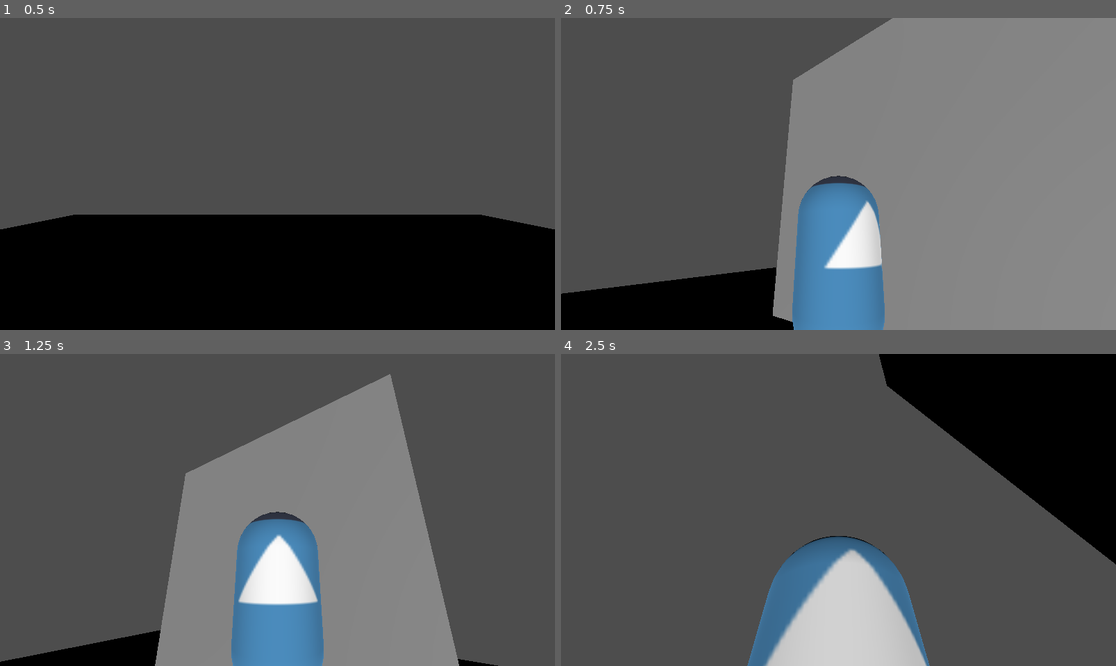
Above: before the commit, frames 1-4 (two rows, left to right).
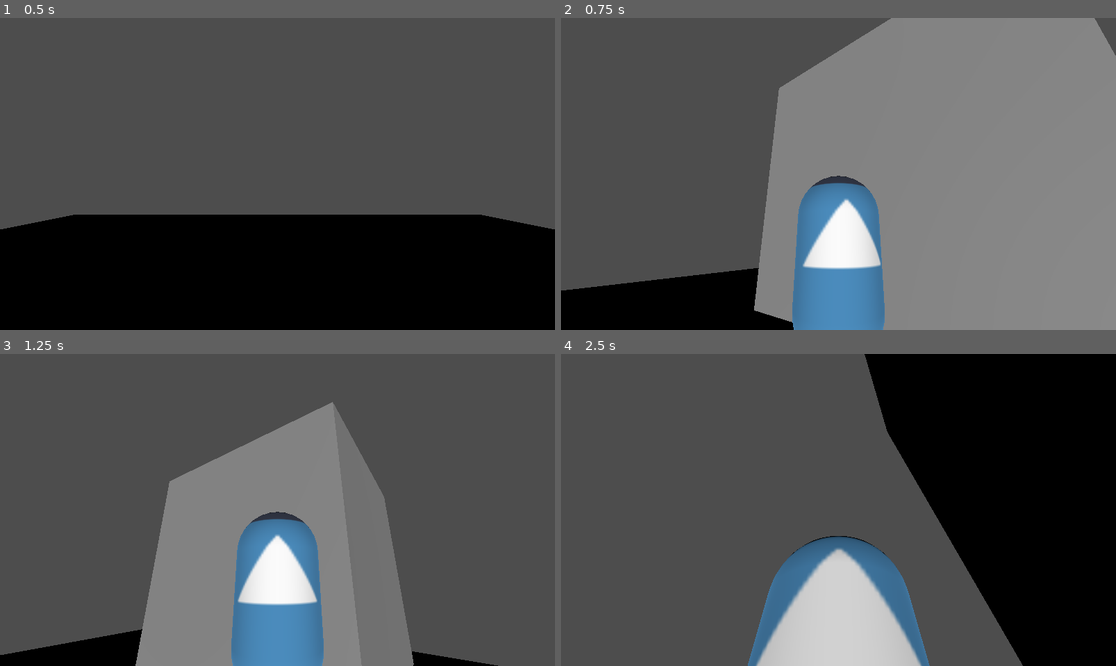
Above: after the commit, the same moments.

Repository: dondenik/DTM
Game: Godot game, scene res://main.tscn
The game is run twice, just before and just after one commit, with the same random seed, the same clock (stepped at 60 frames per second) and the same inputs. The engine's default icon, where the game draws it, is replaced by a stand-in: a white triangle on a blue panel in a dark square.
Inputs (mouse positions are in pixels of both pictures, inside the frame that each line leads up to):
- Up to frame 1 (0.5 s): no input
- Up to frame 2 (0.75 s): tap Enter at 0.5 s; move the mouse to (960, 158) at 0.52 s; hold D (move_right) from 0.53 s (still down)
- Up to frame 3 (1.25 s): keep holding D (move_right); tap Space (jump) at 0.77 s
- Up to frame 4 (2.5 s): move the mouse to (727, 525) at 1.27 s; release D (move_right) at 1.28 s; hold S (move_back) 1.28-2.03 s; tap Space (jump) at 1.52 s; move the mouse to (894, 441) at 2.02 s; hold D (move_right) from 2.03 s (still down)

Frame 1 is identical in both runs. In frame 2, 4.1% of the frame differs, in the area x 0-100%, y 0-100%; in frame 3, 9.7%; in frame 4, 18%, in the area x 33-100%, y 0-100%.

Commit message:
changed turning speed

Diff:
--- a/CharacterBody3D.gd
+++ b/CharacterBody3D.gd
@@ -3,7 +3,7 @@
 
 const SPEED = 5.0
 const JUMP_VELOCITY = 4.5
-const TURNING_SPEED = 0.1 #should be between 0-1
+const TURNING_SPEED = 0.2 #should be between 0-1
 
 # Get the gravity from the project settings to be synced with RigidBody nodes.
 var gravity = ProjectSettings.get_setting("physics/3d/default_gravity")
